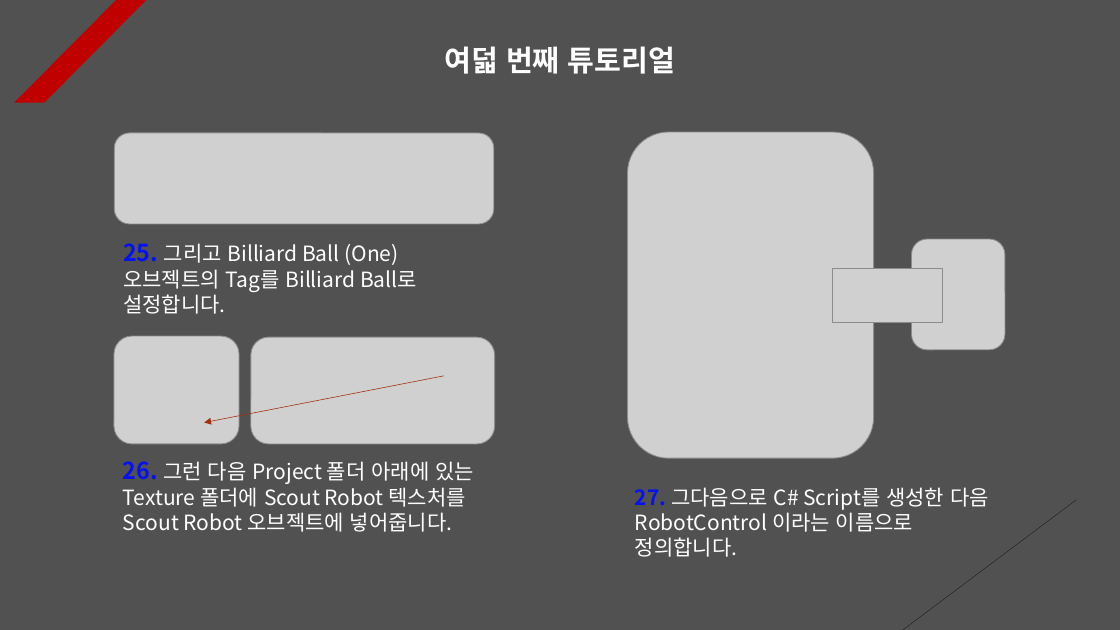
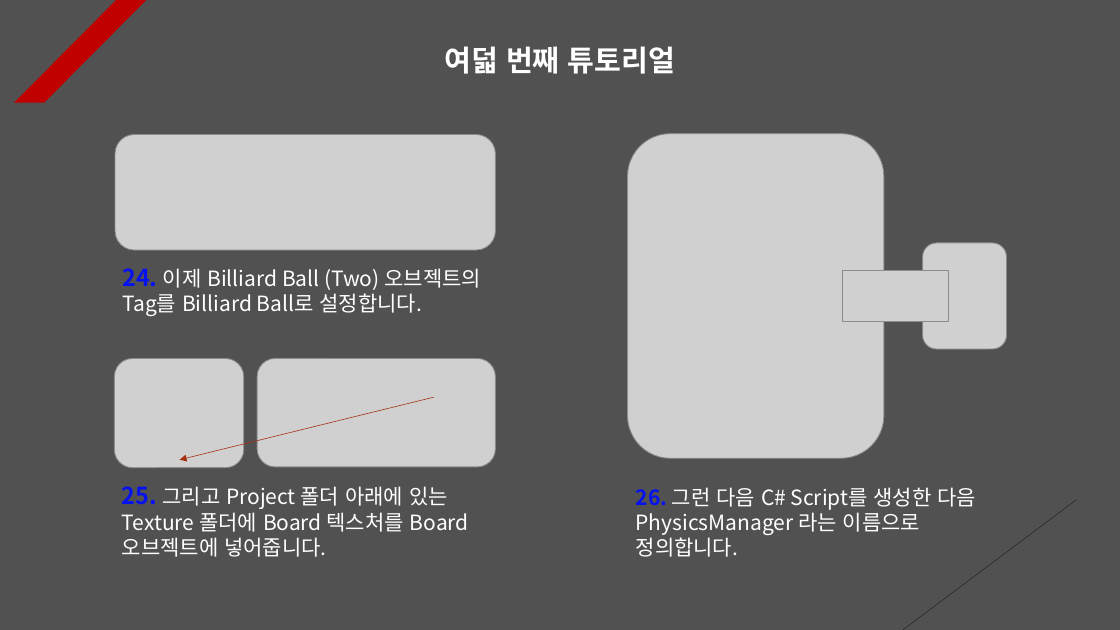
Before and after one commit to Unity2033/3D-UnityEngine, a slide deck: slide 8 of Assets/Physics/PPT Data/Physics Example.pptx. Drawn at 1120x630 pixels with LibreOffice and Linux fonts; fonts in the diff are those of the drawing; grey boxes stand for pictures. Boxes give left, top, right and bottom in pixels: in the first picture for what was removed or moved away, otherwise in the second. Text is boxed around its words. In the diff, an @@ line names an element or a change of style, - is before the commit and + after.

Commit message:
Physics Tutorial Renewal
- Implemented to randomly set the
  interpolation method of the rigid
  body when the collision with the
  game object is over

- Implementation of Billiard Ball
  object to physically move

- Implementation of setting the
  rigid body to sleep mode when a
  specific tag is selected using
  raycast

- Delete resource data

- Physical PPT data update

```diff
--- a/Assets/Physics/PPT Data/Physics Example.pptx
+++ b/Assets/Physics/PPT Data/Physics Example.pptx
@@ picture: place and size @@
-picture at <box>114,133,494,223</box>
+picture at <box>115,134,496,250</box>
@@ picture: place and size @@
-picture at <box>628,132,874,458</box>
+picture at <box>628,134,884,458</box>
@@ text at <box>122,268,482,316</box>: text changed @@
-25. 그리고 Billiard Ball (One) 오브젝트의 Tag를 Billiard Ball로 설정합니다.
+24. 이제 Billiard Ball (Two) 오브젝트의 Tag를 Billiard Ball로 설정합니다.
@@ picture: place and size @@
-picture at <box>912,239,1005,350</box>
+picture at <box>923,243,1007,349</box>
@@ picture: place and size @@
-picture at <box>833,268,943,323</box>
+picture at <box>843,271,949,321</box>
@@ picture: place and size @@
-picture at <box>114,336,239,444</box>
+picture at <box>114,359,244,468</box>
@@ picture: place and size @@
-picture at <box>251,337,495,444</box>
+picture at <box>257,359,496,467</box>
@@ arrow moved from (444, 376) - (204, 423) to (434, 397) - (180, 460) @@
@@ text at <box>122,486,469,557</box>: text changed @@
-26. 그런 다음 Project 폴더 아래에 있는 Texture 폴더에 Scout Robot 텍스처를 Scout Robot 오브젝트에 넣어줍니다.
+25. 그리고 Project 폴더 아래에 있는 Texture 폴더에 Board 텍스처를 Board 오브젝트에 넣어줍니다.
@@ text at <box>636,487,976,557</box>: text changed @@
-27. 그다음으로 C# Script를 생성한 다음 RobotControl 이라는 이름으로 정의합니다.
+26. 그런 다음 C# Script를 생성한 다음 PhysicsManager 라는 이름으로 정의합니다.
```
Also in this commit, not shown: 12 other slides changed, 3 slides added, 1 slide removed, 14 other files.
